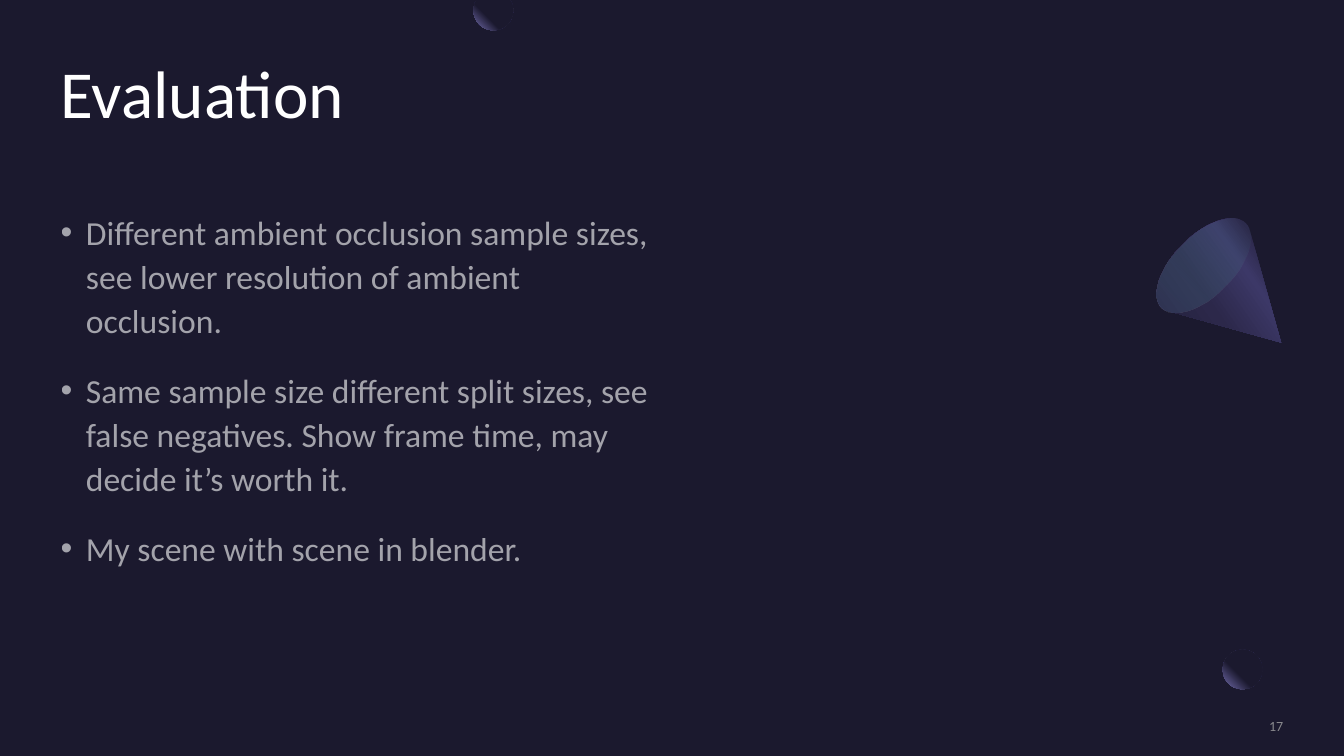
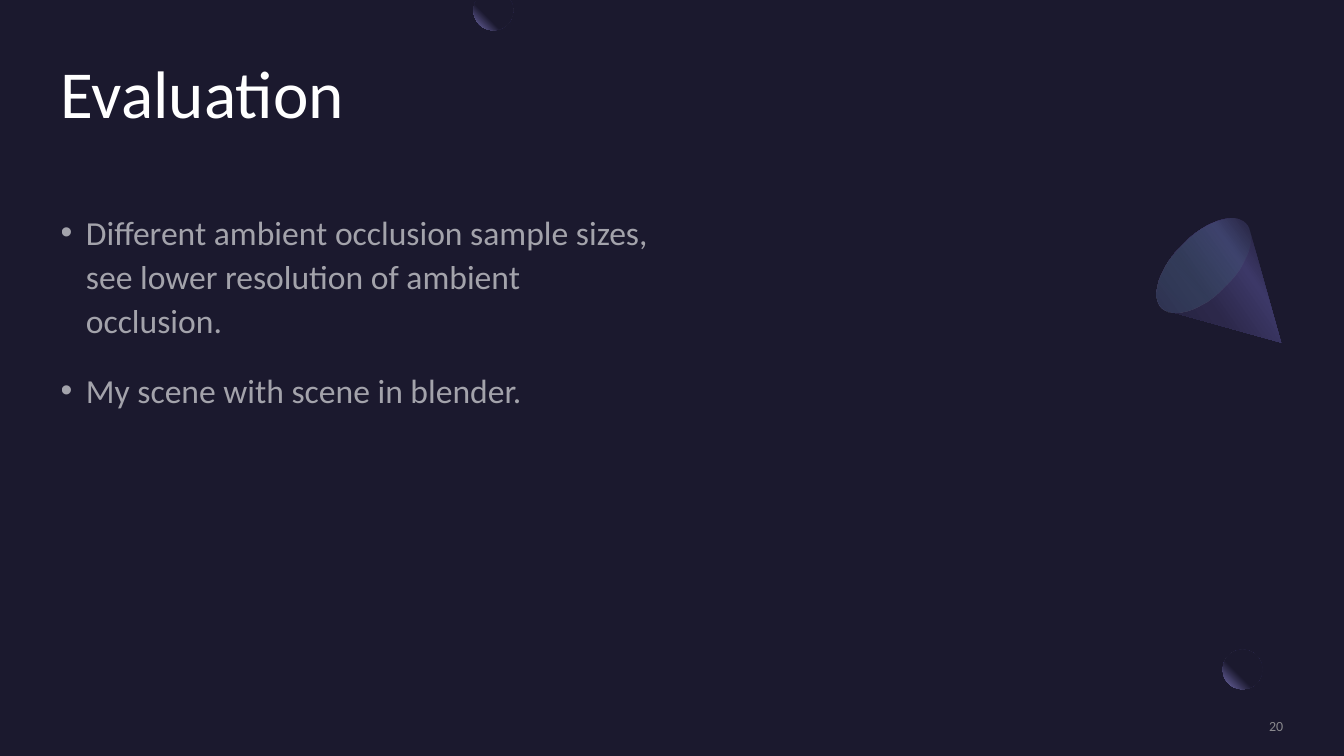
Before and after one commit to jtothec67/Ray-tracer, a slide deck: slide 20 of Presentation Title.pptx (slide 17 before the commit). Drawn at 1344x756 pixels with LibreOffice and Linux fonts; fonts in the diff are those of the drawing. Boxes give left, top, right and bottom in pixels: in the first picture for what was removed or moved away, otherwise in the second. Text is boxed around its words. In the diff, an @@ line names an element or a change of style, - is before the commit and + after.

```diff
--- a/Presentation Title.pptx
+++ b/Presentation Title.pptx
@@ text at (x1=86, y1=379, x2=648, y2=491): paragraph removed @@
-• Same sample size different split sizes, see false negatives. Show frame time, may decide it’s worth it.
@@ page number at (x1=1269, y1=722, x2=1283, y2=731): text changed @@
-17
+20
```
Also in this commit, not shown: 3 other slides changed, 4 slides added, 11 slides removed, 1 other file.
